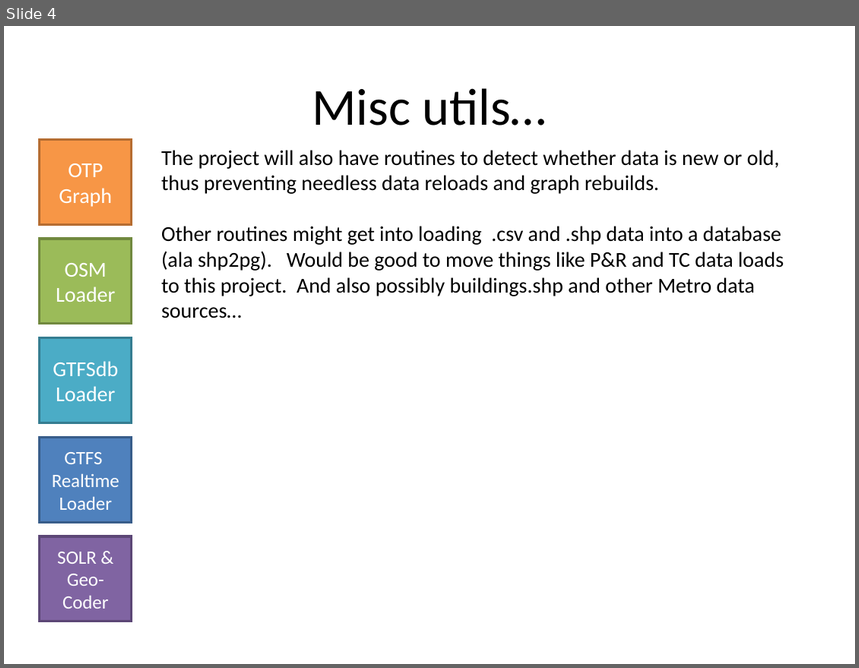
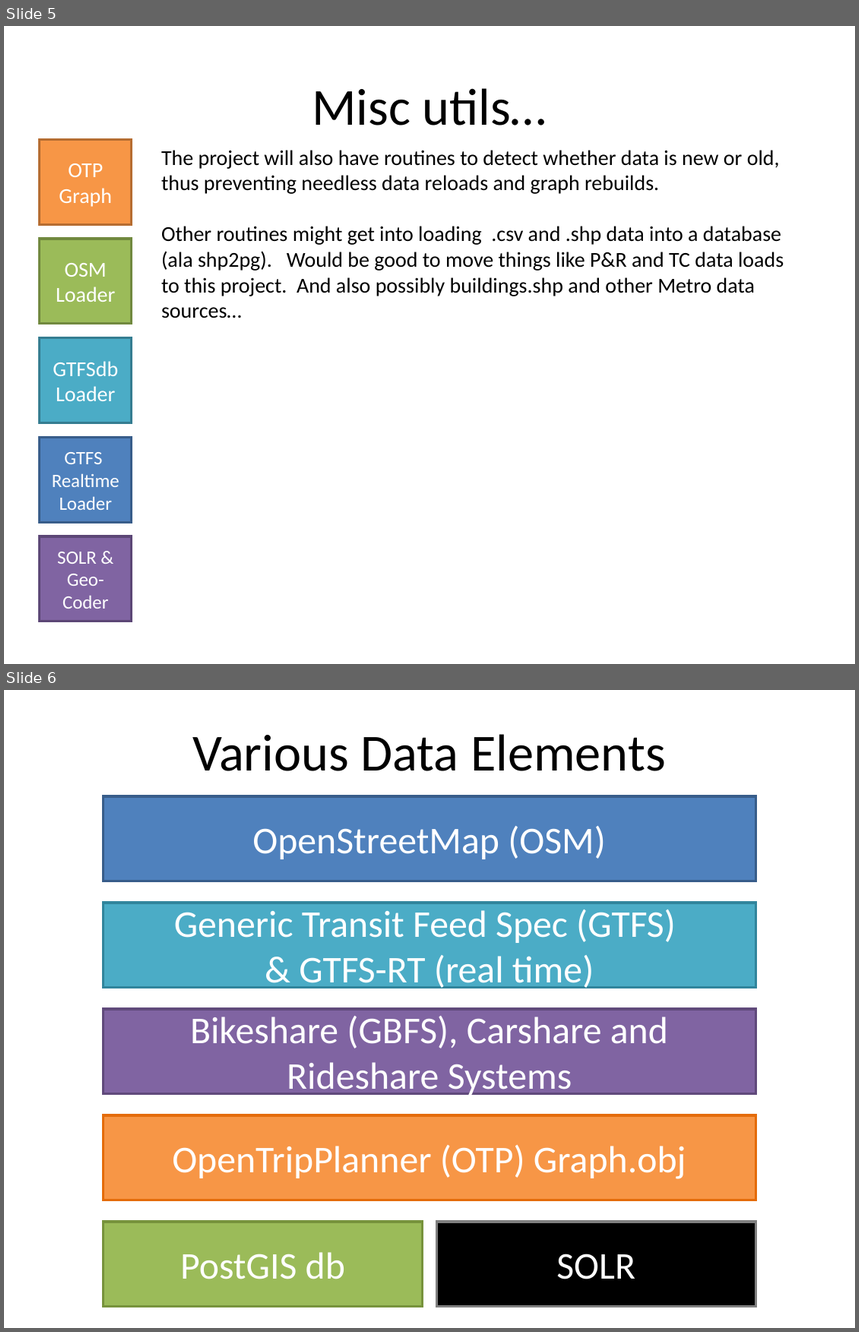
Before and after one commit to OpenTransitTools/loader, a slide deck: docs/OTT Loader.ppt. Shown one above the other, each under a label of ours: slide 4 before the commit, slides 5 and 6 after it. The pictures are 859x668 and 859x1332 pixels, drawn with LibreOffice and Linux fonts; fonts in the diff are those of the drawing. Boxes give left, top, right and bottom in pixels: in the first picture for what was removed or moved away, otherwise in the second. Text is boxed around its words. In the diff, an @@ line names an element or a change of style, - is before the commit and + after.

```diff
--- a/docs/OTT Loader.ppt
+++ b/docs/OTT Loader.ppt
@@ slide 6 added at (x1=4, y1=690, x2=855, y2=1328), background #FFFFFF @@
@@ title added at (x1=192, y1=734, x2=666, y2=771), 44 pt, text #000000 @@
+Various Data Elements
@@ rectangle added at (x1=104, y1=796, x2=756, y2=882), fill #4F81BD, outline #385D8A 2.01 pt, 32 pt, text #FFFFFF @@
+OpenStreetMap (OSM)
@@ rectangle added at (x1=104, y1=903, x2=756, y2=988), fill #4BACC6, outline #31859C 2.01 pt, 32 pt, text #FFFFFF @@
+Generic Transit Feed Spec (GTFS)
+& GTFS-RT (real time)
@@ rectangle added at (x1=104, y1=1009, x2=756, y2=1094), fill #8064A2, outline #604A7B 2.01 pt, 32 pt, text #FFFFFF @@
+Bikeshare (GBFS), Carshare and Rideshare Systems
@@ rectangle added at (x1=104, y1=1116, x2=756, y2=1201), fill #F79646, outline #E46C0A 2.01 pt, 32 pt, text #FFFFFF @@
+OpenTripPlanner (OTP) Graph.obj
@@ rectangle added at (x1=104, y1=1222, x2=423, y2=1307), fill #9BBB59, outline #77933C 2.01 pt, 32 pt, text #FFFFFF @@
+PostGIS db
@@ rectangle added at (x1=436, y1=1222, x2=756, y2=1307), fill #000000, outline #7F7F7F 2.01 pt, 32 pt, text #FFFFFF @@
+SOLR
@@ what was slide 4 is now slide 5 @@
```
Also in this commit, not shown: 1 slide changed, 2 other slides added.
